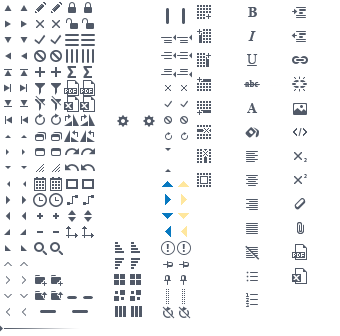
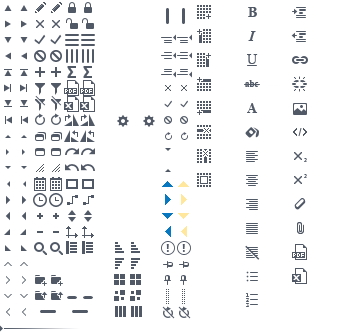
Layers edited between the first and the second 340 × 336 image:
added layer "sidebar-toggle hover" above "sidebar-toggle" over [left=82, top=241, right=93, bottom=254]
added layer "sidebar-toggle" above "dimension hover" over [left=66, top=241, right=77, bottom=254]
